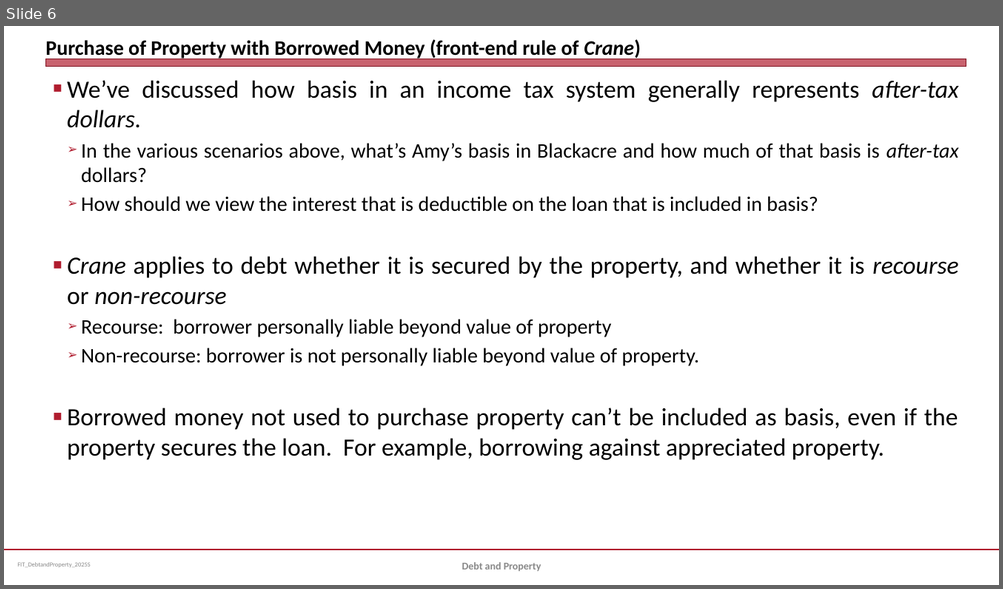
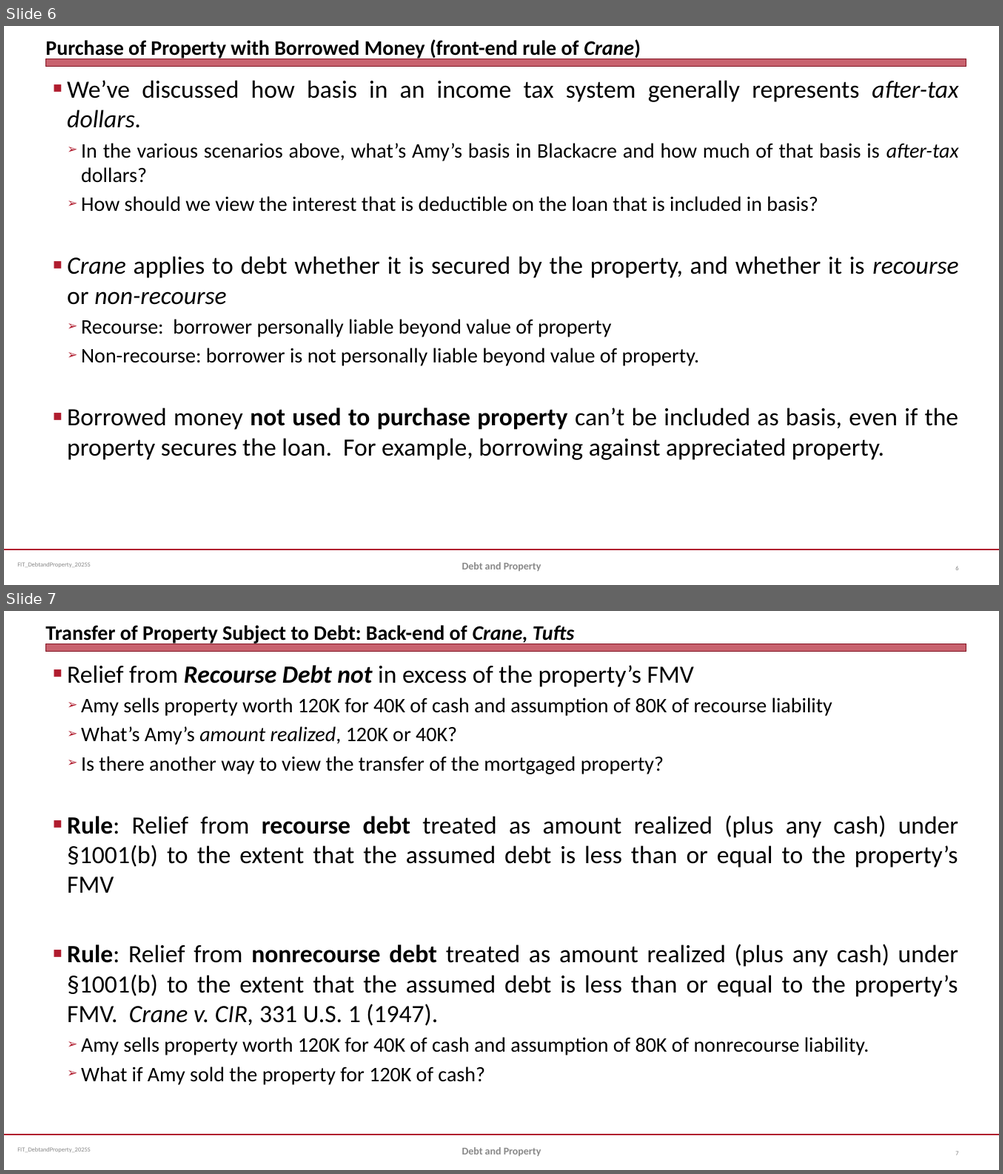
Before and after one commit to jmc877/Fed-Income-Tax, a slide deck: slides/FIT_DebtandProperty_2025S.pptx. Shown one above the other, each under a label of ours: slide 6 before the commit, slides 6 and 7 after it. The pictures are 1003x589 and 1003x1174 pixels, drawn with LibreOffice and Linux fonts; fonts in the diff are those of the drawing. Boxes give left, top, right and bottom in pixels: in the first picture for what was removed or moved away, otherwise in the second. Text is boxed around its words. In the diff, an @@ line names an element or a change of style, - is before the commit and + after.

```diff
--- a/slides/FIT_DebtandProperty_2025S.pptx
+++ b/slides/FIT_DebtandProperty_2025S.pptx
@@ slide 7 added at [4, 611, 999, 1170], background #FFFFFF; not listed: 3 template elements that a slide beside it also shows @@
@@ title added at [45, 625, 574, 645], 20 pt, text #000000, bold @@
+Transfer of Property Subject to Debt: Back-end of Crane, Tufts
@@ text added at [67, 665, 958, 1085], 24 pt, text #000000 @@
+■ Relief from Recourse Debt not in excess of the property’s FMV
+  ➢ Amy sells property worth 120K for 40K of cash and assumption of 80K of recourse liability
+  ➢ What’s Amy’s amount realized, 120K or 40K?
+  ➢ Is there another way to view the transfer of the mortgaged property?
+■ Rule: Relief from recourse debt treated as amount realized (plus any cash) under §1001(b) to the extent that the assumed debt is less than or equal to the property’s FMV
+■ Rule: Relief from nonrecourse debt treated as amount realized (plus any cash) under §1001(b) to the extent that the assumed debt is less than or equal to the property’s FMV. Crane v. CIR, 331 U.S. 1 (1947).
+  ➢ Amy sells property worth 120K for 40K of cash and assumption of 80K of nonrecourse liability.
+  ➢ What if Amy sold the property for 120K of cash?
@@ text added at [462, 1147, 541, 1156], 10 pt, text #898989, bold @@
+Debt and Property
@@ page number added at [955, 1151, 958, 1156], 6 pt, text #808080 @@
+7
@@ slide 6 changed as well @@
@@ text at [67, 408, 959, 460]: bold on in "not used to purchase property" @@
@@ page number added at [955, 566, 958, 571], 6 pt, text #808080 @@
+6
```
Also in this commit, not shown: 5 other slides changed, 7 other slides added.
